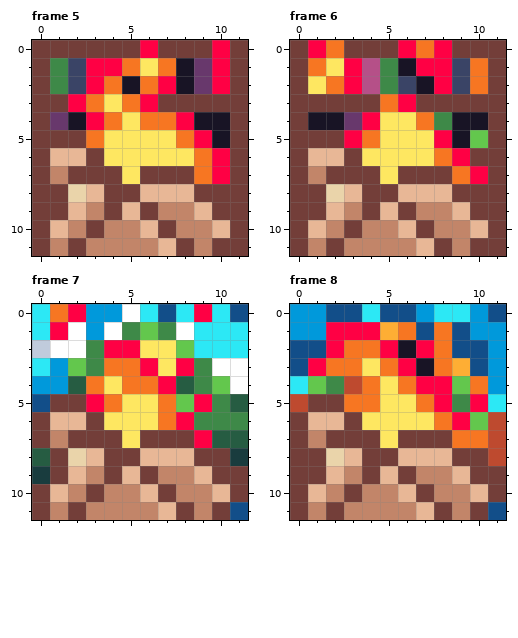
One commit to this pixel-art file: assets/tiles/rock/Tiles.aseprite. Above is the file before it was changed.
12x12 pixels, 33 frames. Shown: frame 5, frame 6, frame 7, frame 8. The commit also changed other frames, which this record leaves out.
Once edited:
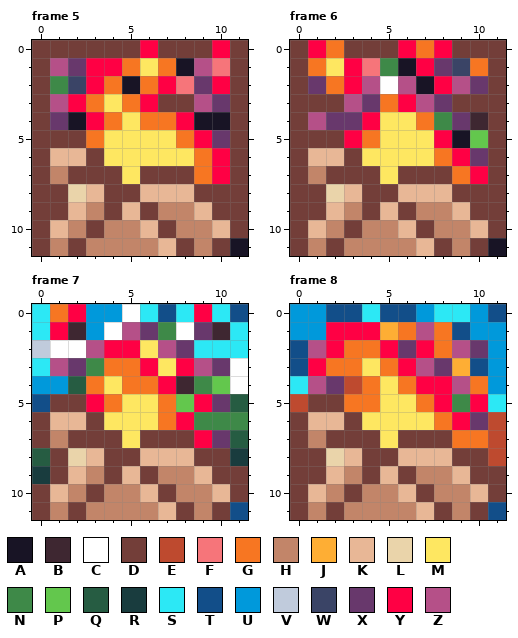
Palette (. is transparent): A #181425  B #3e2731  C #ffffff  D #733e39  E #be4a2f  F #f6757a  G #f77622  H #c28569  J #feae34  K #e8b796  L #ead4aa  M #fee761  N #3e8948  P #63c74d  Q #265c42  R #193c3e  S #2ce8f5  T #124e89  U #0099db  V #c0cbdc  W #3a4466  X #68386c  Y #ff0044  Z #b55088
Author's note on the commit: Commit changed aseprite file fixing animations onto one line
From old to new:
layer "Pedestal" added
layer "Portal" added
Frame 5, layers "Portal", "Pedestal":
Colour D becomes colour A in row 11 at x 11.
Colour A becomes colour F in row 2 at x 8.
Colour Y becomes colour F in row 1 at x 10.
Colour A becomes colour X in row 5 at x 10.
Colour D becomes colour X in row 3 at x 10.
Colour W becomes colour X in row 1 at x 2.
Colour D becomes colour Z in row 3 at x 1 and 9.
Colour N becomes colour Z in row 1 at x 1.
Colour X becomes colour Z in row 1 at x 9.
Frame 6, layers "Portal", "Pedestal":
Colour D becomes colour A in row 11 at x 11.
Colour A becomes colour B in row 4 at x 10.
Colour N becomes colour C in row 2 at x 5.
Colour Z becomes colour F in row 1 at x 4.
Colour A becomes colour X in row 4 at x 2 and 9.
Colour D becomes colour X in row 3 at x 4 and 8; in row 6 at x 10.
Colour G becomes colour X in row 2 at x 10.
Colour M becomes colour X in row 2 at x 1.
Colour Y becomes colour X in row 1 at x 8.
Colour A becomes colour Z in row 4 at x 1.
Colour D becomes colour Z in row 3 at x 3 and 7.
Colour W becomes colour Z in row 2 at x 6 and 9.
Frame 7, layer "Portal":
Colour C becomes colour B in row 1 at x 2.
Colour Q becomes colour B in row 4 at x 8.
Colour S becomes colour B in row 1 at x 10.
Colour C becomes colour X in row 3 at x 10.
Colour N becomes colour X in row 5 at x 10.
Colour P becomes colour X in row 1 at x 6; in row 2 at x 8; in row 3 at x 2.
Colour Q becomes colour X in row 7 at x 10.
Colour S becomes colour X in row 1 at x 9.
Colour M becomes colour Z in row 2 at x 7.
Colour N becomes colour Z in row 1 at x 5; in row 2 at x 3; in row 3 at x 9.
Colour U becomes colour Z in row 3 at x 1.
Frame 8, layer "Portal":
Colour A becomes colour X in row 2 at x 6.
Colour G becomes colour X in row 3 at x 8.
Colour N becomes colour X in row 4 at x 2.
Colour P becomes colour X in row 6 at x 10.
Colour T becomes colour X in row 2 at x 10.
Colour A becomes colour Z in row 3 at x 7.
Colour P becomes colour Z in row 4 at x 1 and 9.
Colour T becomes colour Z in row 1 at x 7; in row 2 at x 1 and 9.
